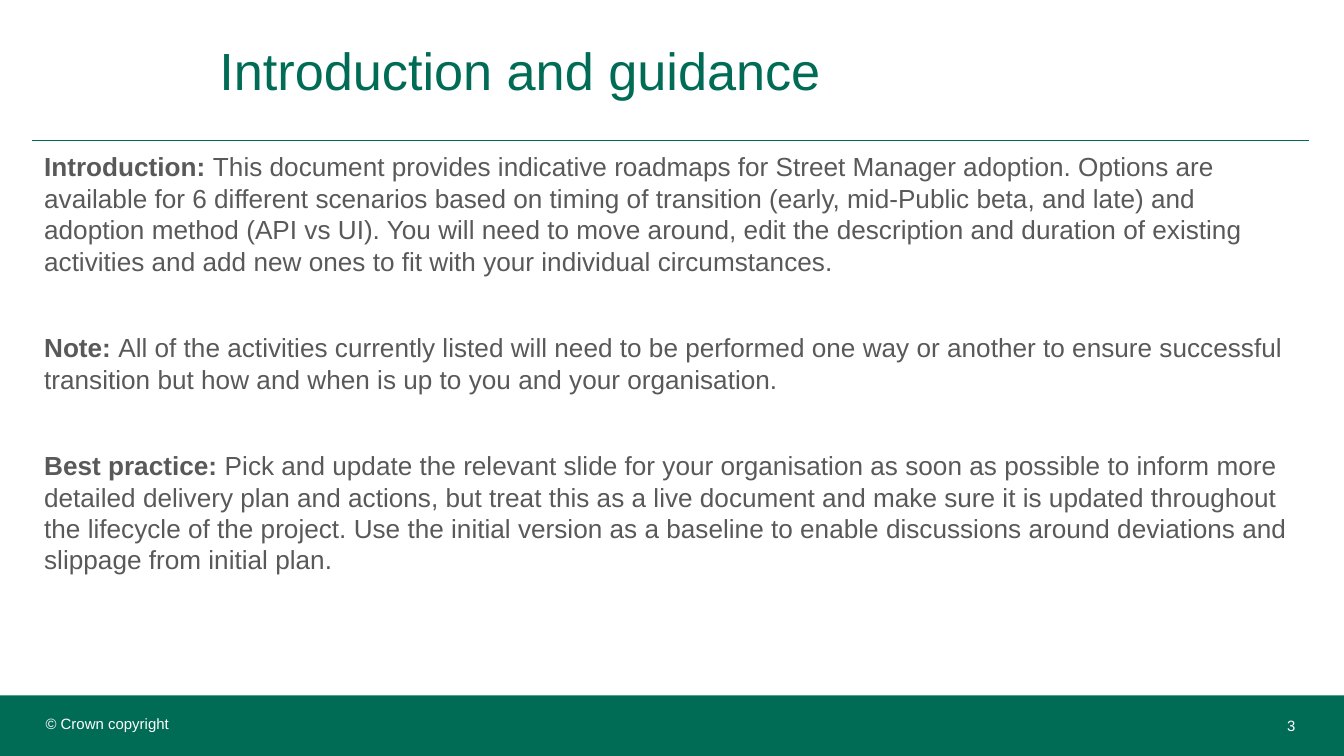
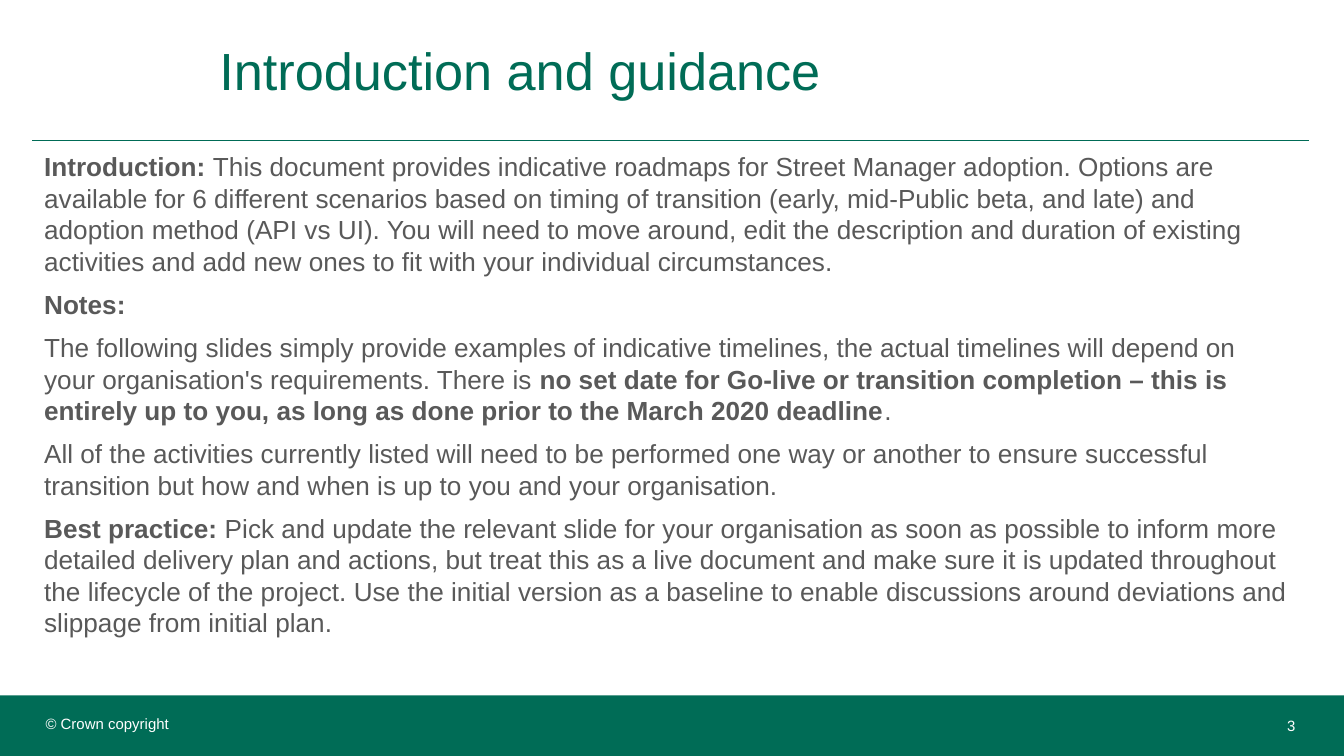
Before and after one commit to jgraham0325/land-register-api-docs, a slide deck: slide 3 of docs/assets/files/business-change/High-level roadmap.pptx. Drawn at 1344x756 pixels with LibreOffice and Linux fonts; fonts in the diff are those of the drawing; background and template pictures are left out. Boxes give left, top, right and bottom in pixels: in the first picture for what was removed or moved away, otherwise in the second. Text is boxed around its words. In the diff, an @@ line names an element or a change of style, - is before the commit and + after.

Commit message:
Updated version

```diff
--- a/docs/assets/files/business-change/High-level roadmap.pptx
+++ b/docs/assets/files/business-change/High-level roadmap.pptx
@@ text at [44, 296, 1235, 500]: text changed @@
-Note: All of the activities currently listed will need to be performed one way or another to ensure successful transition but how and when is up to you and your organisation.
+Notes:
+The following slides simply provide examples of indicative timelines, the actual timelines will depend on your organisation's requirements. There is no set date for Go-live or transition completion – this is entirely up to you, as long as done prior to the March 2020 deadline.
+All of the activities currently listed will need to be performed one way or another to ensure successful transition but how and when is up to you and your organisation.
```
